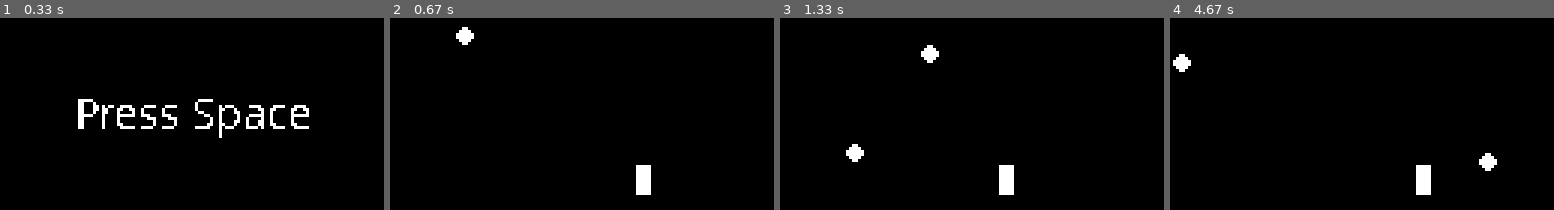
Above: before the commit, frames 1-4 (left to right).
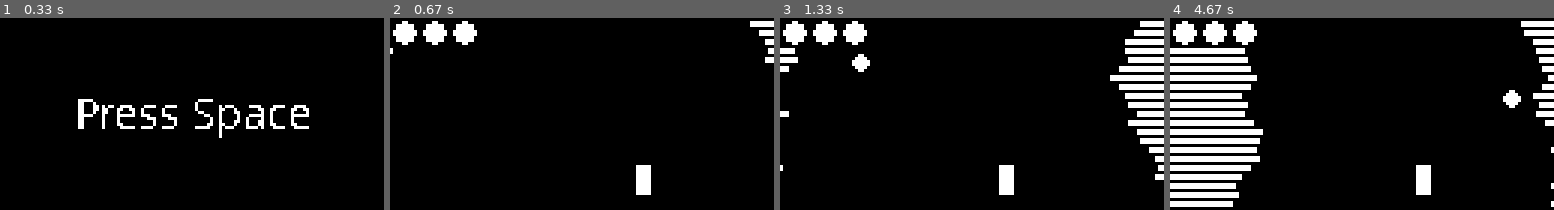
Above: after the commit, the same moments.

Repository: itay-mal/single_button_game
Game: pygame game, started from pantherRoads.py
Same seed, same stepped clock (60 frames per second), same inputs: the game is played once before the commit and once after it.
Inputs:
- Up to frame 1 (0.33 s): no input
- Up to frame 2 (0.67 s): tap Space at 0.33 s
- Up to frame 3 (1.33 s): tap Space at 0.73, 1.03, 1.23 s
- Up to frame 4 (4.67 s): tap Space at 1.57, 1.87, 2.07, 2.37, 2.63, 2.97, 3.4, 3.8, 4.1, 4.47 s

Frame 1 is identical in both runs. In frame 2, 1.9% of the frame differs, in the area x 0-100%, y 1-24%; in frame 3, 7.3%; in frame 4, 15%, in the area x 0-100%, y 1-99%.

Commit message:
made walls and lives

Diff:
--- a/bug.py
+++ b/bug.py
@@ -25,6 +25,7 @@
         self.screen = screen
         self.height = height
         self.previouse_spawn = time.time()
+        self.spawn_freq = 1
 
     def spawn_bug(self, limit_left: int, limit_right: int):
         self.bugs.append(Bug(self.screen, random.randint(limit_left,limit_right),-3,3))
@@ -33,13 +34,12 @@
                limit_right: int,
                player_x: int, player_y: int,
                player_w: int, player_h: int):
-        if time.time() - self.previouse_spawn > 0.5:
+        if time.time() - self.previouse_spawn > self.spawn_freq:
             self.spawn_bug(limit_left, limit_right)
             self.previouse_spawn = time.time()
 
         for b in self.bugs:
             b.update()
-            print(len(self.bugs))
             if (abs(player_x - b.pos_x) < (player_w/2 + b.radius)
                 and abs(player_y - b.pos_y) < (player_h/2 + b.radius)):
                 return True
--- a/pantherRoads.py
+++ b/pantherRoads.py
@@ -1,6 +1,8 @@
 import pygame
 from player import Player
 from bug import BugManager
+from walls import WallManager
+from scoreboard import ScoreBoard
 import time
 pygame.init()
 pygame.font.init()
@@ -9,6 +11,8 @@
 screen = pygame.display.set_mode([128, 64])
 player = Player(screen, 64, 54, 3)
 bug_mgr = BugManager(screen, 64)
+wall_mgr = WallManager(screen, 64, 128, 2, 3)
+scoreboard = ScoreBoard(screen, 3, 0, 128)
 
 # hold until user first click
 font = pygame.font.SysFont('Comic Sans MS', 15)
@@ -18,23 +22,25 @@
 screen.blit(text, textRect)
 pygame.display.flip()
 start_hold = True
-game_over_hold = False
+game_over_hold = True
 while start_hold:
     for event in pygame.event.get():
         if event.type == pygame.QUIT:
-            start_hold = False
-            running = False
+            pygame.quit()
         elif event.type == pygame.KEYDOWN:
             if event.key == pygame.K_SPACE:
                 start_hold = False
 
+running = True
+lives = 3
+bug_coll_p = False
 # Run until the user asks to quit
-running = True
 while running:
-    # Did the user click the window close button?
     for event in pygame.event.get():
+        # Did the user click the window close button?
         if event.type == pygame.QUIT:
-            running = False
+            pygame.quit()
+        # Did the user click space button?
         elif event.type == pygame.KEYDOWN and event.key == pygame.K_SPACE:
             player.change_direction()
 
@@ -43,15 +49,22 @@
 
     # Update all components
     player.update()
-    bug_coll = bug_mgr.update(0, 128, player.pos_x, player.pos_y, player.width, player.height)
+    wall_coll = wall_mgr.update(player_h=player.height,
+                                player_w=player.width,
+                                player_x=player.pos_x,
+                                player_y=player.pos_y)
+    bug_coll = bug_mgr.update(wall_mgr.left_edge, wall_mgr.right_edge,
+                              player.pos_x, player.pos_y,
+                              player.width, player.height)
+    if(scoreboard.update(wall_coll, bug_coll)):
+        break
 
-    if bug_coll:
-        game_over_hold = True
-        break
 
     # Draw all components on screen
     player.show()
     bug_mgr.show()
+    wall_mgr.show()
+    scoreboard.show()
     # Flip the display
     pygame.display.flip()
     time.sleep(0.05)
@@ -61,14 +74,12 @@
 textRect.center = (128 // 2, 64 // 2)
 screen.blit(text, textRect)
 pygame.display.flip()
-while running and game_over_hold:
+while game_over_hold:
     for event in pygame.event.get():
         if event.type == pygame.QUIT:
-            game_over_hold = False
-            running = False
+            pygame.quit()
         elif event.type == pygame.KEYDOWN and event.key == pygame.K_SPACE:
             game_over_hold = False
 
-
 # Done! Time to quit.
 pygame.quit()
--- /dev/null
+++ b/scoreboard.py
@@ -0,0 +1,35 @@
+import pygame
+
+
+
+class ScoreBoard:
+    def __init__(self, screen: pygame.Surface,
+                 initial_lives: int = 3,
+                 initial_score: int = 0,
+                 screen_width: int = 128) -> None:
+        self.screen = screen
+        self.lives = initial_lives
+        self.score = initial_score
+        self.box_width = 30
+        self.box_height = 10
+
+    def show(self) -> None:
+        rect = pygame.Rect(0, 0, self.box_width, self.box_height)
+        pygame.draw.rect(self.screen, (0,0,0), rect)
+        for i in range(self.lives):
+            self.draw_heart((1+2*i)*self.box_width/6,
+                            self.box_height/2,
+                            self.box_height-2,
+                            (self.box_width/3) - 2)
+
+    def update(self, wall_coll:bool, bug_coll:bool) -> bool:
+        self.lives -= bug_coll and not self.bug_coll_p
+        self.bug_coll_p = bug_coll
+        return not self.lives or wall_coll
+
+
+    def draw_heart(self,
+                   center_x, center_y,
+                   height, width):
+        # TODO: DRAW ACTUAL HEART
+        pygame.draw.circle(self.screen, (255,255,255), (center_x, center_y), height/2)
--- a/walls.py
+++ b/walls.py
@@ -1,5 +1,6 @@
 import pygame
-from typing import List
+from typing import List, Tuple
+import random
 
 class WallManager:
     def __init__(self, screen:pygame.Surface,
@@ -10,15 +11,37 @@
         self.screen_width = screen_width
         self.wall_height = wall_height
         self.wall_speed  = wall_speed
-        self.walls: List[Wall] = []
+        self.walls: List[Tuple[Wall, Wall]] = []
+        self.left_edge = 0
+        self.right_edge = screen_width
+        self.wall_pace = 3
 
-    def show(self):
-        for w in self.walls:
-            w.show()
+    def show(self) -> None:
+        for left_wall, right_wall in self.walls:
+            left_wall.show()
+            right_wall.show()
 
-    def update(self):
-        for w in self.walls:
-            w.update()
+    def update(self, player_x: int, player_y: int,
+               player_w: int, player_h: int) -> bool:
+        for left_wall, right_wall in self.walls:
+            left_wall.update()
+            right_wall.update()
+
+        diff = random.randint(-self.wall_pace,self.wall_pace)
+        self.left_edge = max(0,self.left_edge + diff)
+        self.right_edge = min(self.screen_width,self.right_edge + diff)
+        self.walls.insert(0,(Wall(self.screen, 0, self.left_edge, self.wall_height, self.wall_speed),
+                             Wall(self.screen, self.right_edge, self.screen_width, self.wall_height, self.wall_speed)))
+
+        # check wall collision
+        wall_collision = False
+        for w_l,w_r in filter(lambda x: (x[0].y_top + x[0].height) >= player_y-(player_h/2) ,self.walls):
+            wall_collision = ((player_x - player_w/2) < w_l.x_right) or ((player_x + player_w/2) > w_r.x_left)
+
+        # disccard off-screen walls
+        self.walls = [ws for ws in self.walls if ws[0].y_top < self.screen_height]
+
+        return wall_collision
 
 class Wall:
     def __init__(self, screen:pygame.Surface, x_left: int, x_right: int,
@@ -30,10 +53,10 @@
         self.height = height
         self.speed = speed
 
-    def show(self):
+    def show(self) -> None:
         rect = pygame.Rect(self.x_left,self.y_top,
                            self.x_right-self.x_left,self.height)
         pygame.draw.rect(self.screen, (255,255,255), rect)
 
-    def update(self):
+    def update(self) -> None:
         self.y_top += self.speed
